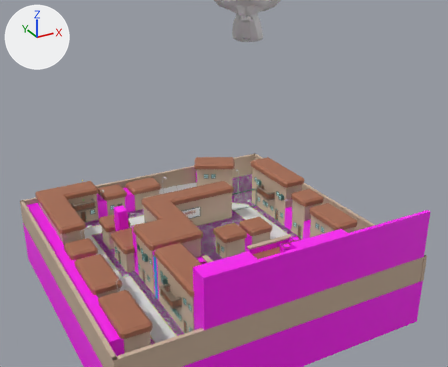
Renders of the glTF model Objects/Level_1/Level_3.glb from each side of a commit.
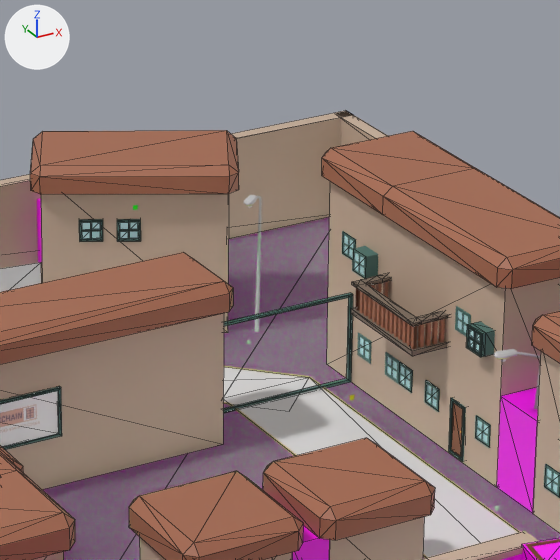
There are two pictures of each version: one from a 50 mm camera at (-39.6, -106.2, 88.2) aimed at (48.6, 54.2, 8.0), one close up on the part from 42% to 66% of the width and 36% to 65% of the height. The axes (+X, +Y, +Z) are drawn at upper left. The lights are the same throughout. The close-ups show mesh edges as thin lines. Where no turn or scale is listed for an object, it has been applied to the vertices.

Objects in the first close-up: 'Base.014', 'Base.015', 'Base.016', 'Floor', 'InvisHitbox.023', 'PathLong.004', 'Roof.012', 'Roof.013', 'Roof.014', 'Roof.017', 'Roof.018', 'Wall.002'.
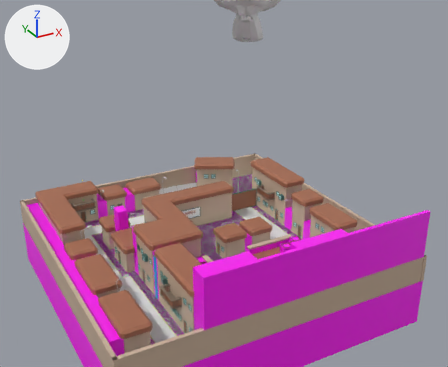
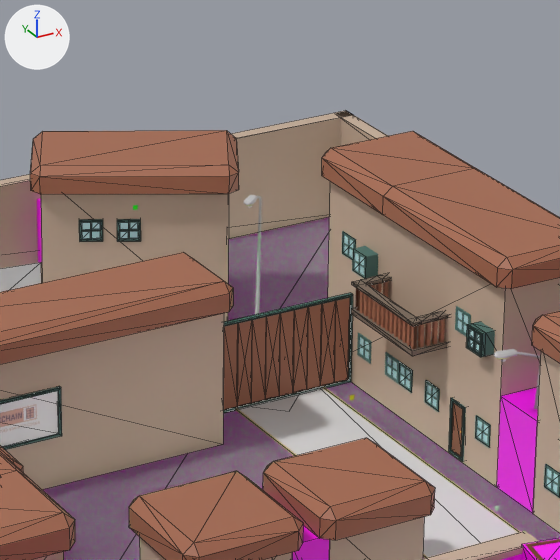
Location of each change, (x1, y1, x2, y2) in pixels of the close-ups (560 x 560 px):
```json
{"object": "MovingDoor.001", "change": "added", "after": [223, 297, 350, 410], "on screen": "brown"}
{"object": "PathLong.005", "change": "unchanged, covered by the edit", "before": [223, 367, 306, 402]}
```

Edits to the scene script, one JSON object a line:
```json
{"op": "add", "block": "me_movingdoor_001", "code": ["me_movingdoor_001 = bpy.data.meshes.new('MovingDoor.001')", "me_movingdoor_001.from_pydata(...)  # 68 vertices, 132 faces; spans x -5.47..5.52, y -0.07..0.07, z -2.81..2.92", "me_movingdoor_001.materials.append(mat_roofmat)  # brown #a76b50"]}
{"op": "add", "block": "ob_movingdoor_001", "code": ["ob_movingdoor_001 = bpy.data.objects.new('MovingDoor.001', me_movingdoor_001)", "ob_movingdoor_001.location = (52.38, 49.63, 2.86)"]}
```
